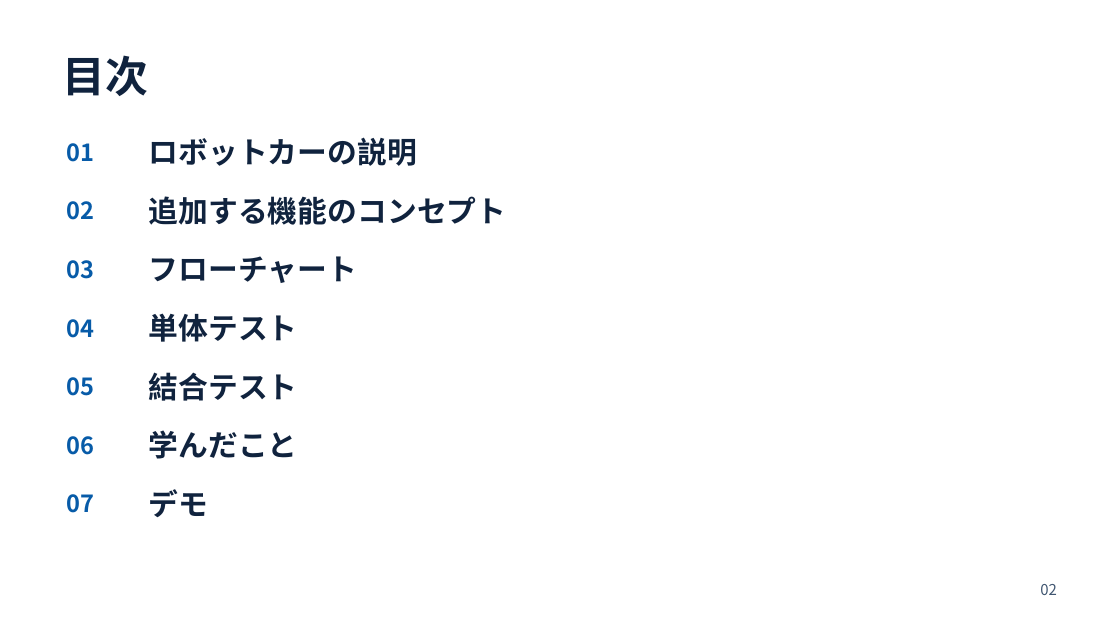
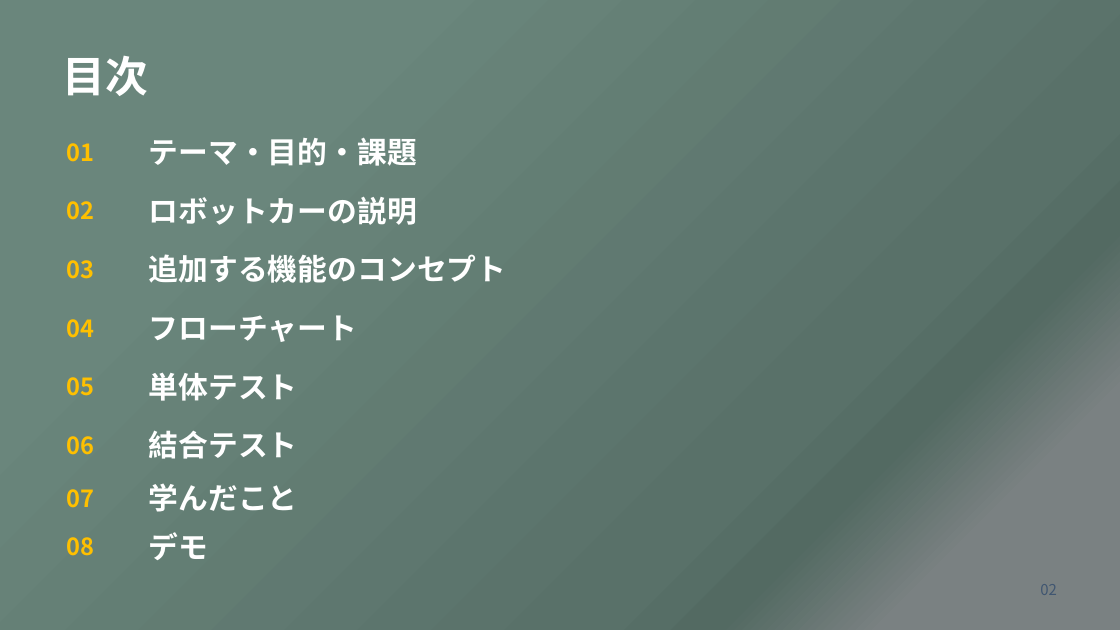
Before and after one commit to aaa1550/-, a slide deck: slide 2 of docs/files/OSOYOO_robot_car_presentation.pptx. Drawn at 1120x630 pixels with LibreOffice and Linux fonts; fonts in the diff are those of the drawing. Boxes give left, top, right and bottom in pixels: in the first picture for what was removed or moved away, otherwise in the second. Text is boxed around its words. In the diff, an @@ line names an element or a change of style, - is before the commit and + after.

Commit message:
Add theme, purpose and development challenge to latest presentation

```diff
--- a/docs/files/OSOYOO_robot_car_presentation.pptx
+++ b/docs/files/OSOYOO_robot_car_presentation.pptx
@@ background #FFFFFF to gradient #6A867C to #597169 to #536A62 to #7A8182 @@
@@ text added at bbox=[149, 138, 417, 166], 25.5 pt, text #FFFFFF, bold @@
+テーマ・目的・課題
@@ text colour #10233E to #FFFFFF in 8 elements at bbox=[63, 56, 149, 96], bbox=[149, 532, 209, 560], bbox=[149, 483, 298, 512], bbox=[149, 373, 298, 401], bbox=[149, 197, 417, 225], bbox=[149, 254, 507, 283], bbox=[149, 315, 357, 342], bbox=[149, 430, 298, 459] @@
@@ 5 texts: place and size @@
-5 texts at bbox=[149, 137, 507, 401]
+5 texts at bbox=[149, 197, 507, 459]
@@ text colour #075BA8 to #FFC000 in 7 elements at bbox=[66, 143, 94, 162], bbox=[66, 201, 94, 220], bbox=[66, 260, 94, 279], bbox=[66, 319, 94, 338], bbox=[66, 377, 94, 396], bbox=[66, 436, 94, 455], bbox=[66, 489, 94, 508] @@
@@ text "学んだこと": place and size @@
-text "学んだこと" at bbox=[149, 430, 298, 459]
+text "学んだこと" at bbox=[149, 483, 298, 512]
@@ text added at bbox=[66, 537, 94, 556], 20.2 pt, text #FFC000, bold @@
+08
@@ text "デモ": place and size @@
-text "デモ" at bbox=[149, 489, 209, 517]
+text "デモ" at bbox=[149, 532, 209, 560]
```
Also in this commit, not shown: 7 other slides changed, 2 slides added, 1 slide removed, 4 other files.
